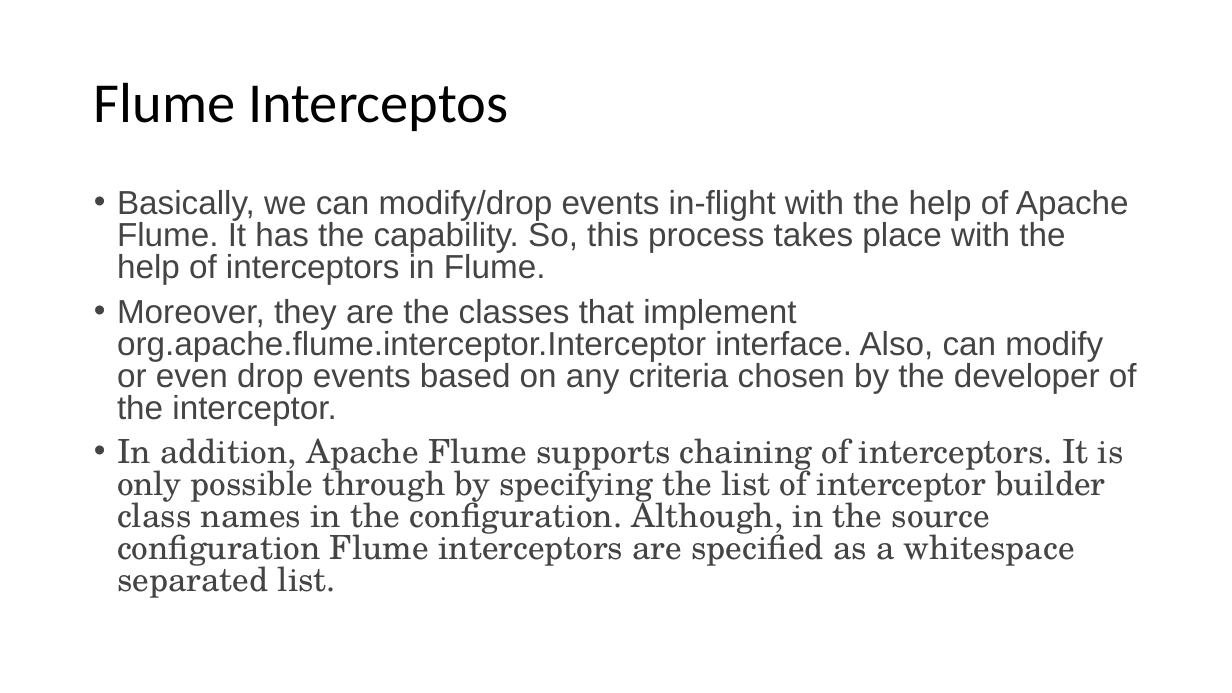
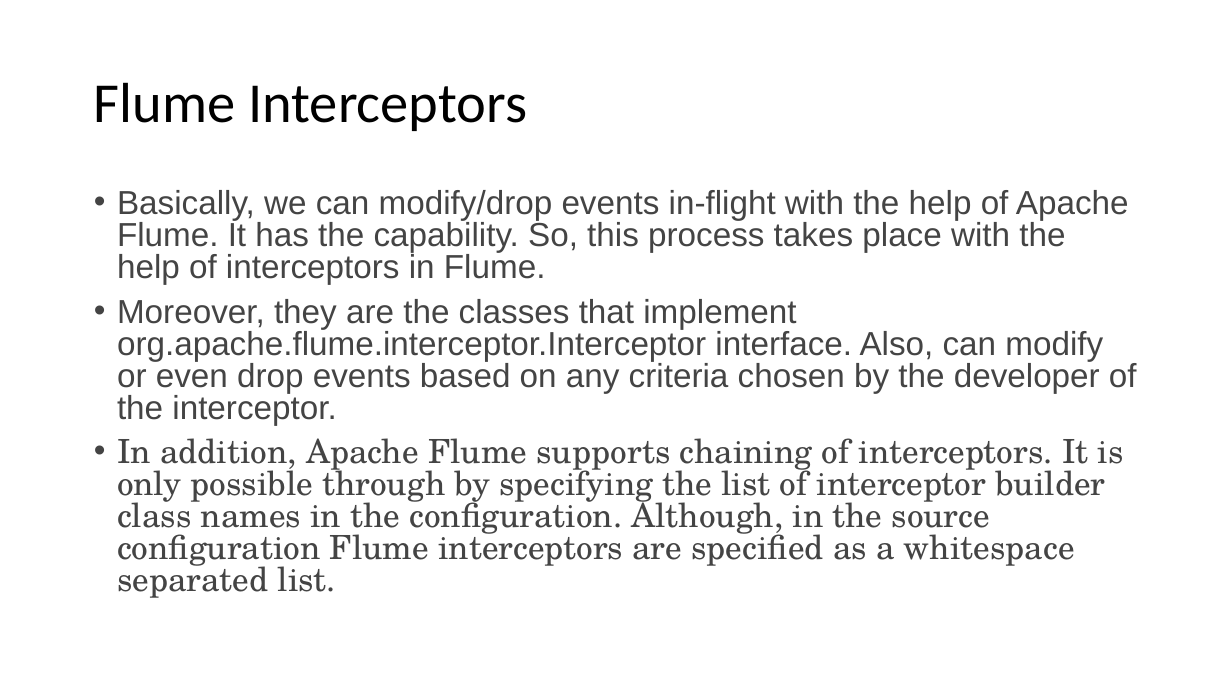
Before and after one commit to imcuteani/Azure_Big_Data_Training, a slide deck: slide 46 of Slides/Big Data Overview.pptx. Drawn at 1232x693 pixels with LibreOffice and Linux fonts; fonts in the diff are those of the drawing. Boxes give left, top, right and bottom in pixels: in the first picture for what was removed or moved away, otherwise in the second. Text is boxed around its words. In the diff, an @@ line names an element or a change of style, - is before the commit and + after.

```diff
--- a/Slides/Big Data Overview.pptx
+++ b/Slides/Big Data Overview.pptx
@@ title at [94, 82, 527, 131]: text changed @@
-Flume Interceptos
+Flume Interceptors
```
Also in this commit, not shown: 4 other files.
